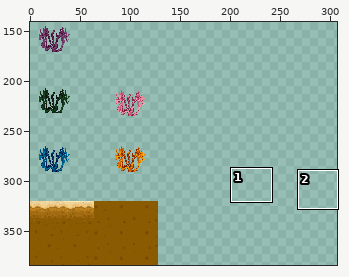
Sprite sheet -- TheRealAirshipDown/sprites/sprite29/layers/b7dda76b-b1d0-4cea-8bfd-cf167c5a0fc6/f9f1f86b-3fd9-444b-bad8-c3d7f28a9474.png. The first picture is a wide view before the edit; the outline marks the close-up.
Close-up. Before the edit:
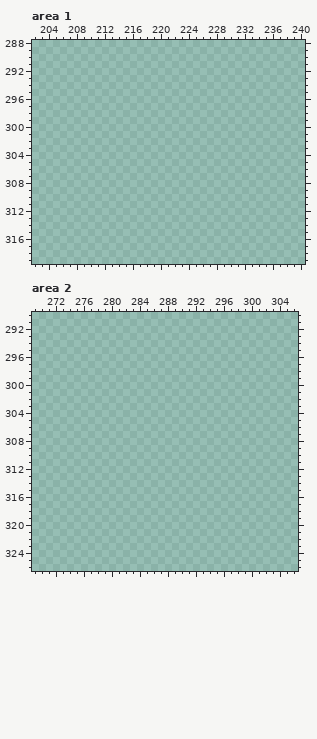
The file is 512x384 pixels. Colours within 5 levels of each other are drawn and written as one. Shown: area 1: x 202..240, y 288..319; area 2: x 269..306, y 290..326. The wide view leaves out empty margins. The commit also changed other parts of the picture, which this record leaves out.
Now the later version:
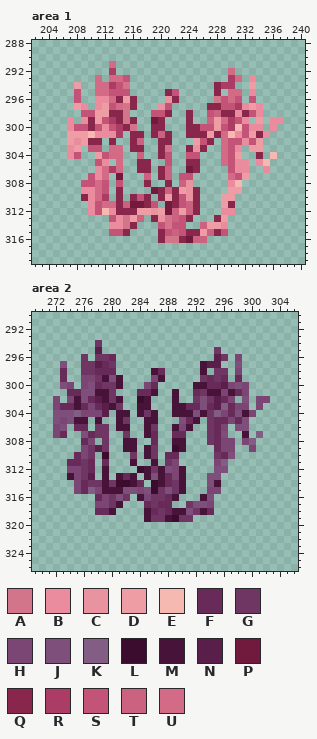
Palette (. is transparent): A #d3758a  B #ea8c9d  C #e8939f  D #ef9da5  E #f6b9b2  F #672a59  G #6f3664  H #7b4674  J #7e4f7a  K #825d84  L #3c0c2e  M #481338  N #5a1e4a  P #72193e  Q #88264c  R #ab3d64  S #c35478  T #cb6280  U #d36b87
From old to new:
--- area 1
@@ x 202..240 @@
 290 .......................................
-291 .......................................
-292 .......................................
-293 .......................................
-294 .......................................
-295 .......................................
-296 .......................................
-297 .......................................
-298 .......................................
-299 .......................................
-300 .......................................
-301 .......................................
-302 .......................................
-303 .......................................
-304 .......................................
-305 .......................................
-306 .......................................
-307 .......................................
-308 .......................................
-309 .......................................
-310 .......................................
-311 .......................................
-312 .......................................
-313 .......................................
-314 .......................................
-315 .......................................
-316 .......................................
+291 ...........U...........................
+292 ...........R................U..........
+293 .........U.UUS..............RU.B.......
+294 ......D..UURSA............QRR..D.......
+295 ......S..UUSSS.....QS.....Q.UU.B.......
+296 ......S..BBUQDQ....CQ.....ASUS.S.......
+297 ......DB.BDSUAQ...CS.....QQSSRBDB......
+298 .......SSDDQQA...SSQ..Q..STQQBQSB......
+299 .....B.BQDSRQAQ..PQ...Q..TDURSB.D.BB...
+300 .....BSSQSBSRQA..QQ...QQSSDSRESBB.B....
+301 .....DDDEBBBR.QQ.QTQ..QQQDQUEBSDQB.....
+302 .....DBDQQ.Q..QT..QQ...DSQ.USSBSD......
+303 .....BD.SS.UU.QQ..QA..QCQ..USB.DD......
+304 .....BS..DSUU..T..QS..SS...USD..Q.E....
+305 .........SB.U..QQ..S..QQ...USBB.BE.....
+306 .........BURU..QQ.QT..PQ....SBB..B.....
+307 ........SBU.P...T.QT.SS.....USD........
+308 .......SSUS.S...Q..Q.TC.....BE.........
+309 .......BBUS.Q....PQTQDCQ....DD.........
+310 .......QBUR.Q.QSQ.QDQSCQ...DD..........
+311 ........BSUUQTPPQS.PQSTQ...DQ..........
+312 ........BSEBQQQDDCDPTDTQ...BB..........
+313 ...........SBADT.QCATSQ...QD...........
+314 ...........BBAQ...SASS..TDDB...........
+315 ...........SSQ....QSTSQQDTQS...........
+316 ..................QAAQPTT..............
 317 .......................................
--- area 2
@@ x 269..306 @@
 293 ......................................
-294 ......................................
-295 ......................................
-296 ......................................
-297 ......................................
-298 ......................................
-299 ......................................
-300 ......................................
-301 ......................................
-302 ......................................
-303 ......................................
-304 ......................................
-305 ......................................
-306 ......................................
-307 ......................................
-308 ......................................
-309 ......................................
-310 ......................................
-311 ......................................
-312 ......................................
-313 ......................................
-314 ......................................
-315 ......................................
-316 ......................................
-317 ......................................
-318 ......................................
-319 ......................................
+294 .........G............................
+295 .........N................G...........
+296 .......G.GGF..............NG.H........
+297 ....J..GGNFG............MNN..J........
+298 ....F..GGFFF.....MF.....M.GG.H........
+299 ....F..HHGMJM....HM.....GFGF.F........
+300 ....JH.HJFGGM...HF.....MMFFNHJH.......
+301 .....FFJJMMG...FFM..M..FGMMHMFH.......
+302 ...H.HMJFNMGM..LM...M..GJGNFH.J.HH....
+303 ...HFFMFHFNMG..MM...MMFFJFNKFHH.H.....
+304 ...JJJKHHHN.MM.MGM..MMMJMGKHFJMH......
+305 ...JHJMM.M..MG..MM...JFM.GFFHFJ.......
+306 ...HJ.FF.GG.MM..MG..MHM..GFH.JJ.......
+307 ...HF..JFGG..G..MF..FF...GFJ..M.K.....
+308 .......FH.G..MM..F..MM...GFHH.HK......
+309 .......HGNG..MM.MG..LM....FHH..H......
+310 ......FHG.L...G.MG.FF.....GFJ.........
+311 .....FFGF.F...M..M.GH.....HK..........
+312 .....HHGF.M....LMGMJHM....JJ..........
+313 .....MHGN.M.MFM.MJMFHM...JJ...........
+314 ......HFGGMGLLMF.LMFGM...JM...........
+315 ......HFKHMMMJJHJLGJGM...HH...........
+316 .........FHGJG.MHGGFM...MJ............
+317 .........HHGM...FGFF..GJJH............
+318 .........FFM....MFGFMMJGMF............
+319 ................MGGMLGG...............
 320 ......................................
Where, in picture pixels (left, top, right, bottom), the same in both close-ups:
added: (67, 61, 284, 243)
added: (53, 340, 270, 522)
